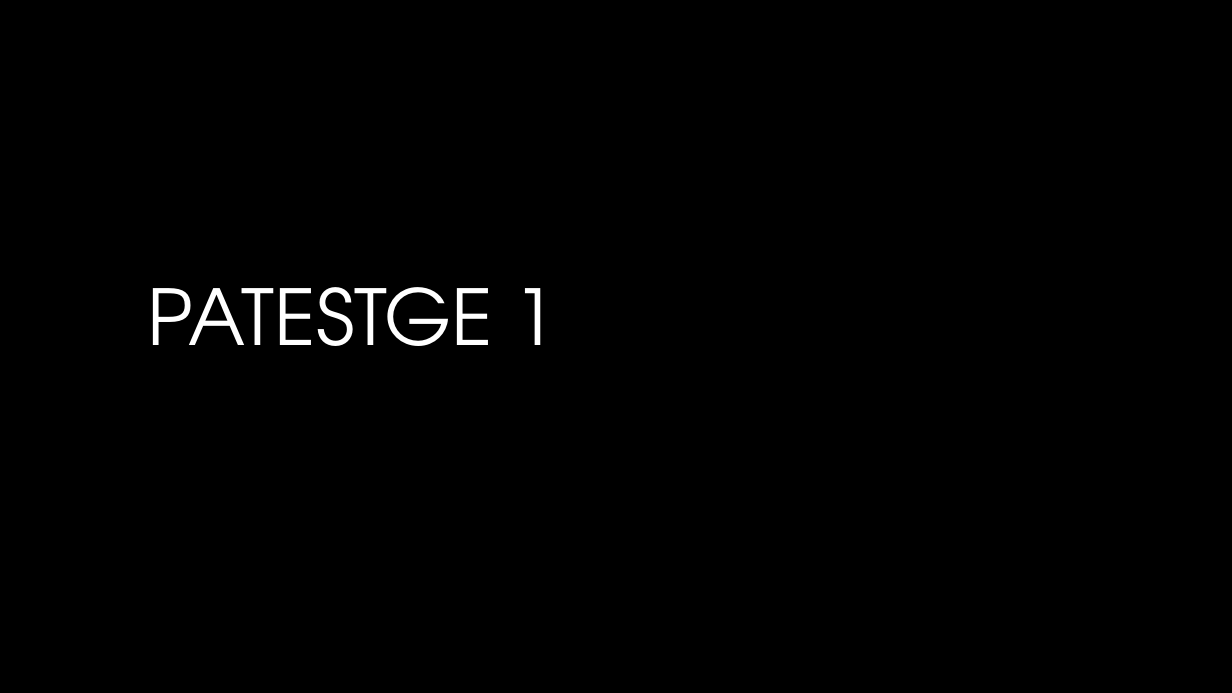
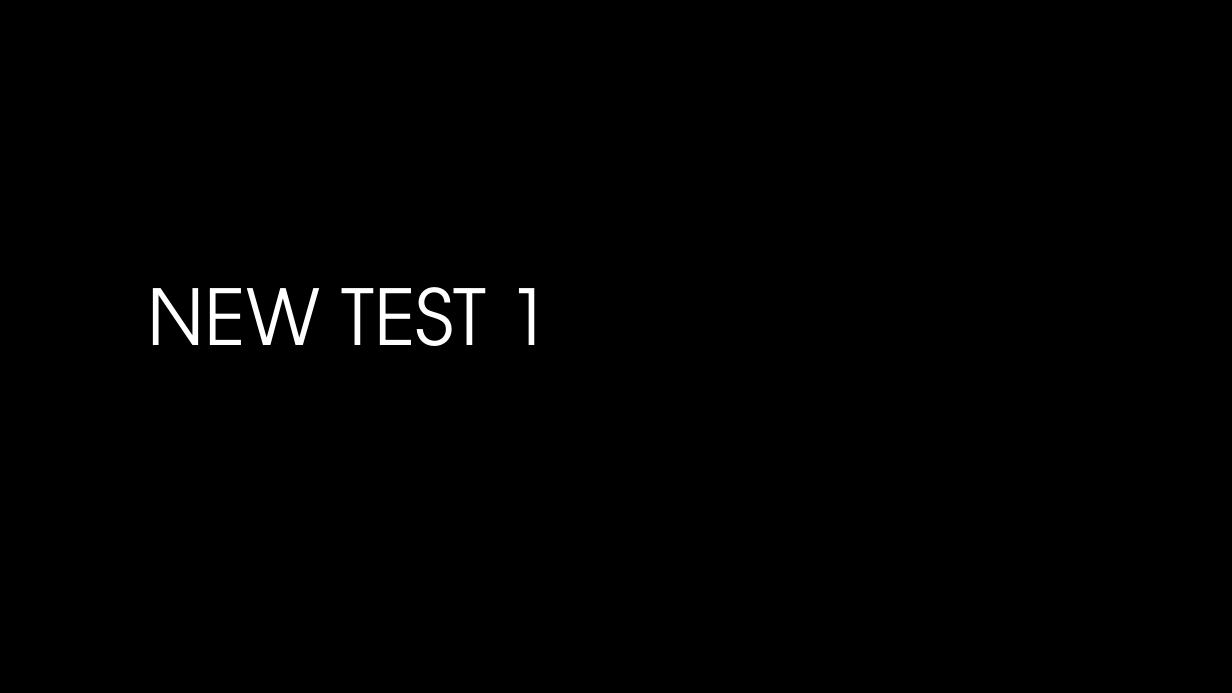
Before and after one commit to Brindley/Test, a slide deck: slide 1 of PowerPoint/PPT Test.pptx. Drawn at 1232x693 pixels with LibreOffice and Linux fonts; fonts in the diff are those of the drawing; background and template pictures are left out. Boxes give left, top, right and bottom in pixels: in the first picture for what was removed or moved away, otherwise in the second. Text is boxed around its words. In the diff, an @@ line names an element or a change of style, - is before the commit and + after.

```diff
--- a/PowerPoint/PPT Test.pptx
+++ b/PowerPoint/PPT Test.pptx
@@ title at [148,287,551,346]: text changed @@
-PATESTGE 1
+NEW TEST 1
```
